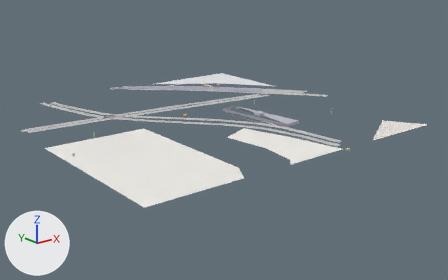
What one commit did to the glTF model white-model-six-districts/chunks/126_123_high.glb.
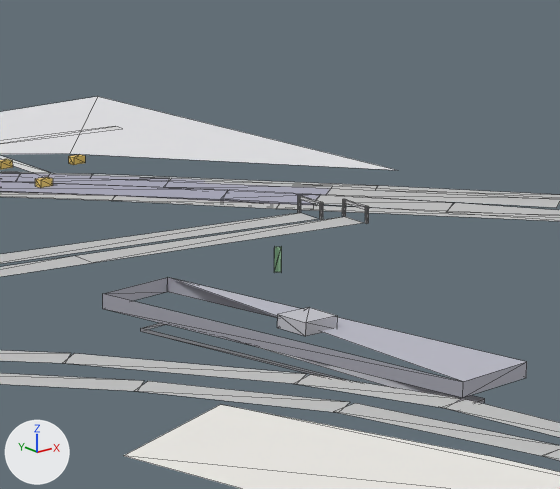
Old and new are each drawn whole from a 50 mm lens placed at (2694.0, -11515.0, 256.0), pointed at (3285.0, -10776.0, -40.0) and again close up on the part from 46% to 68% of the width and 20% to 51% of the height. The axes (+X, +Y, +Z) are drawn at lower left. The lights are the same throughout. The first two pictures are the older version. The close-ups show mesh edges as thin lines. Vertices at exactly the same position are counted once.

Script lines for the objects in view, before the commit:
```python
me_mesh_0 = bpy.data.meshes.new('Mesh_0')
me_mesh_0.from_pydata(...)  # 425 vertices, 329 faces; spans x 3000.0..3526.0, y -11009.0..-10478.0, z -13.0..6.0
me_mesh_0.materials.append(mat_material_0)
ob_mesh_0 = bpy.data.objects.new('Mesh_0', me_mesh_0)
ob_mesh_0.location = (0.0, 0.0, 0.0)
```
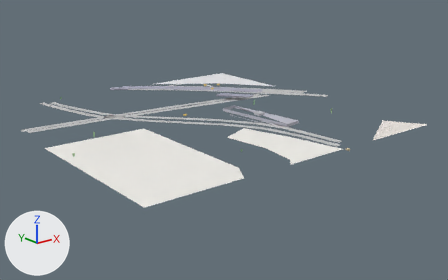
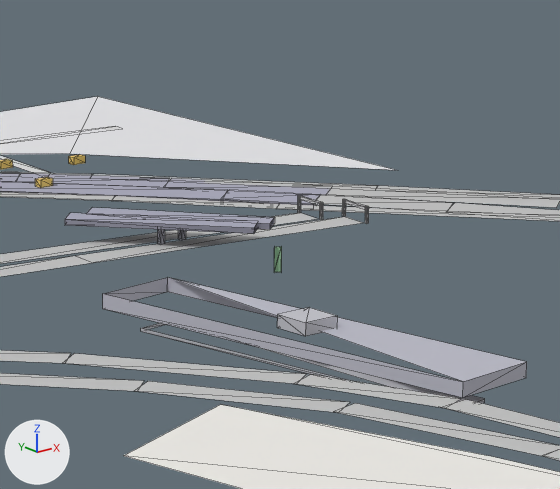
Edits to the scene script, one JSON object a line:
```json
{"block": "me_mesh_0", "where": "# used by ob_mesh_0; location = (0.0, 0.0, 0.0)"}
{"op": "remove", "block": "me_mesh_0", "code": "me_mesh_0.from_pydata(...)  # 425 vertices, 329 faces; spans x 3000.0..3526.0, y -11009.0..-10478.0, z -13.0..6.0"}
{"op": "add", "block": "me_mesh_0", "code": "me_mesh_0.from_pydata(...)  # 457 vertices, 365 faces; spans x 3000.0..3526.0, y -11009.0..-10478.0, z -13.0..6.0"}
{"block": "me_mesh_0", "change": "me_mesh_0 part 1"}
{"block": "me_mesh_0", "change": "32 vertices are added at x 3348.0..3402.0, y -10720.0..-10668.0, z -2.0..6.0"}
{"block": "me_mesh_0", "change": "36 new faces join them"}
```

Changed parts and their boxes (x1, y1, x2, y2) in the close-ups (560 x 489 px):
```json
{"part": 1, "of": "me_mesh_0", "change": "added", "after": [65, 207, 275, 245]}
```
